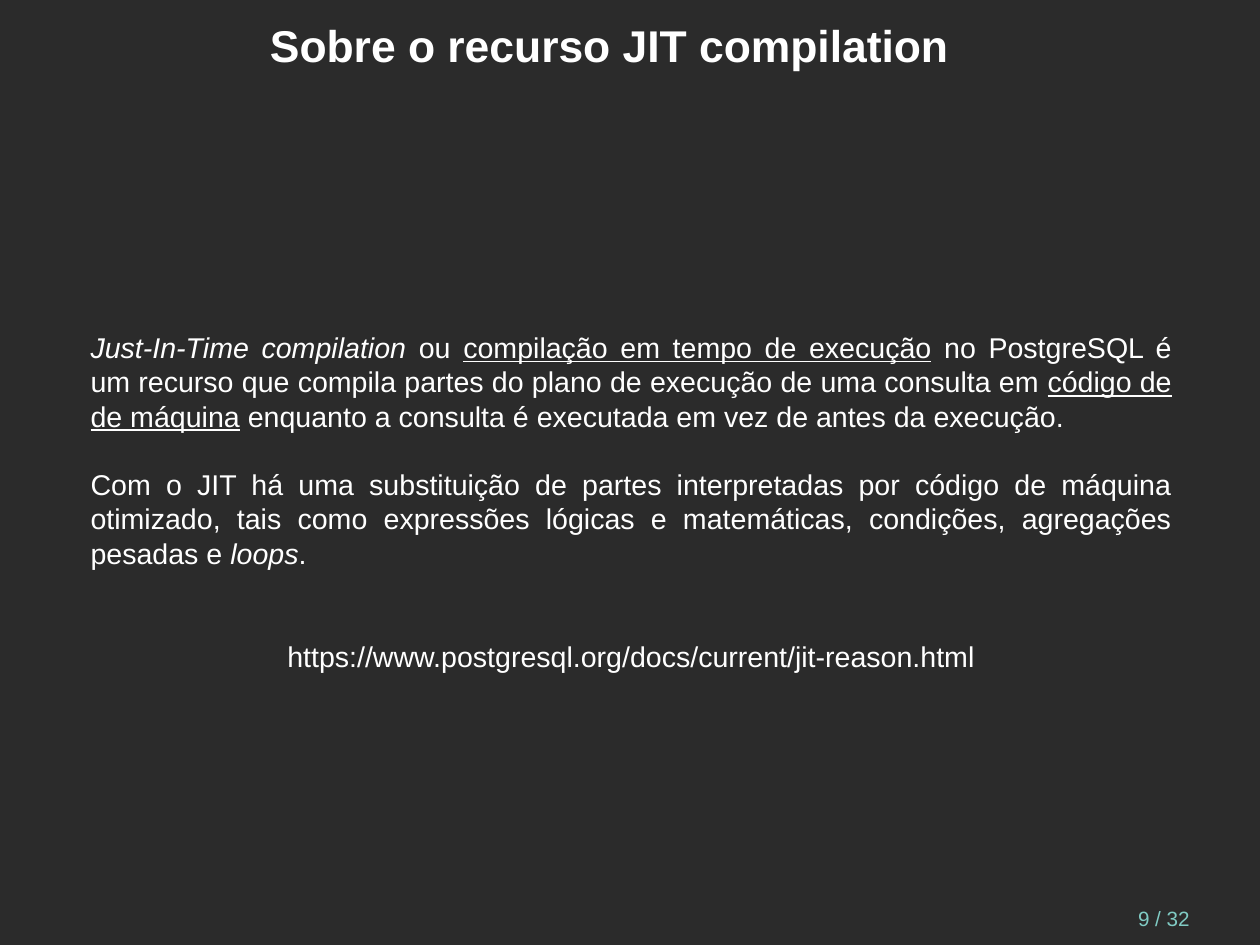
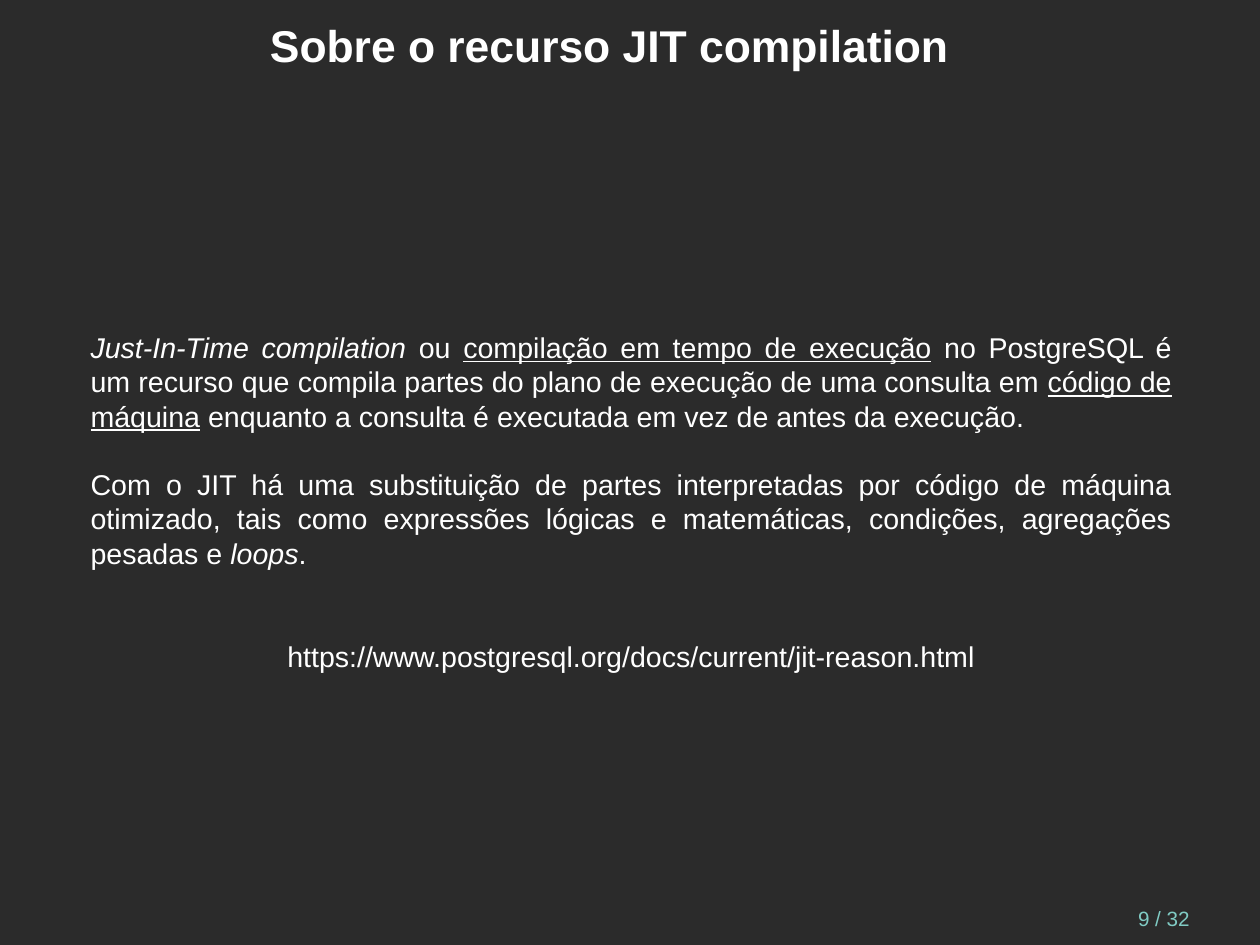
Before and after one commit to juliano777/my_slides, a slide deck: slide 9 of postgresql/pgconf/2025/jit/jit-pt_br.odp. Drawn at 1260x945 pixels with LibreOffice and Linux fonts; fonts in the diff are those of the drawing; background and template pictures are left out; a plain dark background stands for a picture behind light text. Boxes give left, top, right and bottom in pixels: in the first picture for what was removed or moved away, otherwise in the second. Text is boxed around its words. In the diff, an @@ line names an element or a change of style, - is before the commit and + after.

```diff
--- a/postgresql/pgconf/2025/jit/jit-pt_br.odp
+++ b/postgresql/pgconf/2025/jit/jit-pt_br.odp
@@ text at [91, 337, 1172, 432]: text changed @@
-Just-In-Time compilation ou compilação em tempo de execução no PostgreSQL é um recurso que compila partes do plano de execução de uma consulta em código de de máquina enquanto a consulta é executada em vez de antes da execução.
+Just-In-Time compilation ou compilação em tempo de execução no PostgreSQL é um recurso que compila partes do plano de execução de uma consulta em código de máquina enquanto a consulta é executada em vez de antes da execução.
```
Also in this commit, not shown: 6 other slides changed, 1 other file.
